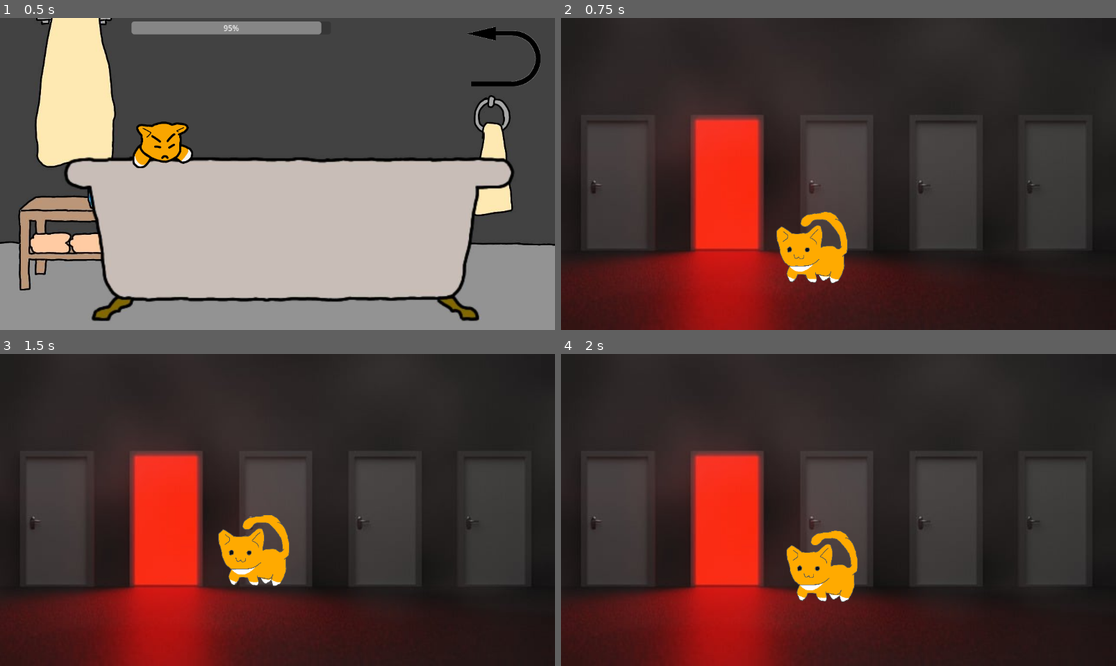
Above: before the commit, frames 1-4 (two rows, left to right).
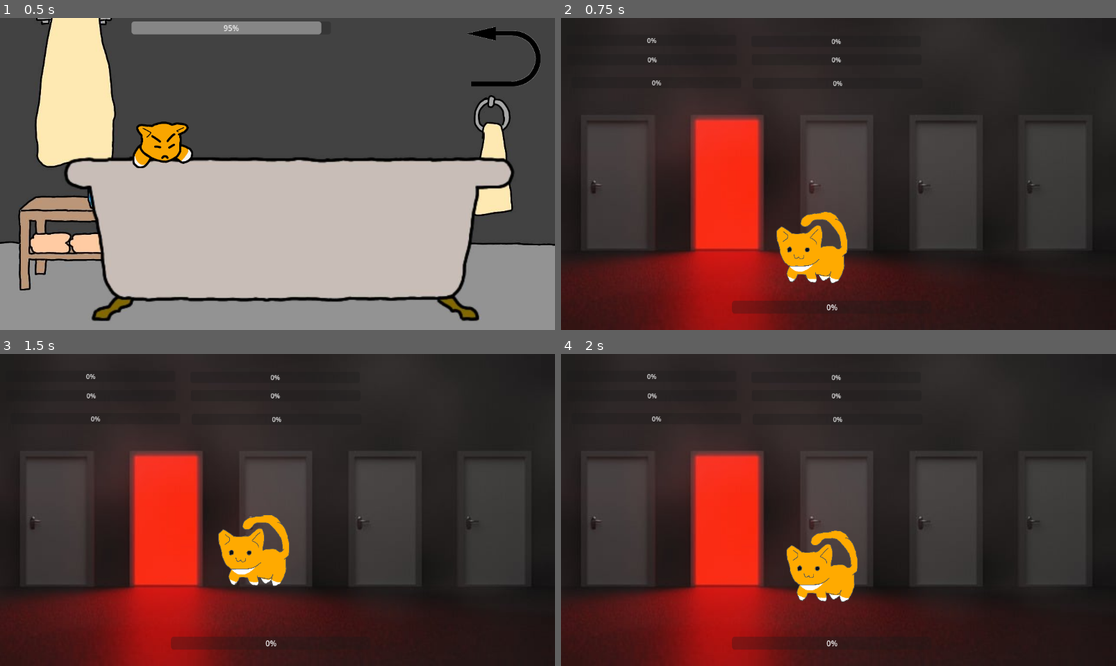
Above: after the commit, the same moments.

Repository: HipolitoThe3rd/Cat-Game
Game: Godot game, scene res://scenes/bath.tscn
Same seed, same stepped clock (60 frames per second), same inputs: the game is played once before the commit and once after it.
Inputs (mouse positions are in pixels of both pictures, inside the frame that each line leads up to):
- Up to frame 1 (0.5 s): no input
- Up to frame 2 (0.75 s): click (1066, 55) at 0.5 s
- Up to frame 3 (1.5 s): tap Enter (ui_accept) at 1.25, 1.35 s; move the mouse to (399, 494) at 1.27 s; hold Right (ui_right) from 1.28 s (still down); click (399, 494) at 1.42 s
- Up to frame 4 (2 s): keep holding Right (ui_right); tap Enter (ui_accept) at 1.52, 1.82 s

Frame 1 is identical in both runs. In frame 2, 0.5% of the frame differs, in the area x 15-51%, y 6-95%; in frame 3, 0.5%; in frame 4, 0.5%.

Commit message:
food bar wip

Diff:
--- a/scenes/hub.tscn
+++ b/scenes/hub.tscn
@@ -117,3 +117,64 @@
 position = Vector2(572.2, 639.00006)
 scale = Vector2(13.318898, -72.35281)
 shape = SubResource("RectangleShape2D_hlsmc")
+
+[node name="Control" type="Control" parent="."]
+layout_mode = 3
+anchors_preset = 0
+offset_right = 40.0
+offset_bottom = 40.0
+
+[node name="MoodBar" type="ProgressBar" parent="Control"]
+layout_mode = 0
+offset_left = 355.0
+offset_top = 587.0
+offset_right = 769.0
+offset_bottom = 614.0
+
+[node name="HungerBar" type="ProgressBar" parent="Control"]
+layout_mode = 0
+offset_left = 12.0
+offset_top = 35.0
+offset_right = 426.0
+offset_bottom = 62.0
+scale = Vector2(0.85, 0.85)
+
+[node name="EnergyBar" type="ProgressBar" parent="Control"]
+layout_mode = 0
+offset_left = 13.0
+offset_top = 75.0
+offset_right = 427.0
+offset_bottom = 102.0
+scale = Vector2(0.85, 0.85)
+
+[node name="CleanlinessBar" type="ProgressBar" parent="Control"]
+layout_mode = 0
+offset_left = 21.999939
+offset_top = 123.000015
+offset_right = 435.99994
+offset_bottom = 150.00002
+scale = Vector2(0.85, 0.85)
+
+[node name="EntertainmentBar" type="ProgressBar" parent="Control"]
+layout_mode = 0
+offset_left = 394.99997
+offset_top = 36.999996
+offset_right = 809.0
+offset_bottom = 63.999996
+scale = Vector2(0.85, 0.85)
+
+[node name="AffectionBar" type="ProgressBar" parent="Control"]
+layout_mode = 0
+offset_left = 395.9999
+offset_top = 75.00001
+offset_right = 809.9999
+offset_bottom = 102.00001
+scale = Vector2(0.85, 0.85)
+
+[node name="BladderBar" type="ProgressBar" parent="Control"]
+layout_mode = 0
+offset_left = 397.99988
+offset_top = 123.99999
+offset_right = 811.9999
+offset_bottom = 151.0
+scale = Vector2(0.85, 0.85)
--- a/scripts/cat_hub.gd
+++ b/scripts/cat_hub.gd
@@ -42,7 +42,7 @@
 	if Input.is_action_just_pressed("ui_accept") and is_on_floor():
 		velocity.y = JUMP_VELOCITY
 		Global.energy = max(0, Global.energy - 5)
-		Global.restlessness = 0
+		Global.bladder = max(0, Global.bladder - 2)
 
 	# Update autonomous behavior
 	if is_autonomous and is_on_floor():
@@ -82,19 +82,19 @@
 		movement_interval = randf_range(1.5, 4.0) if current_direction != 0 else randf_range(2.0, 5.0)
 		movement_timer = movement_interval
 
-		# More restless cats move more often
-		if Global.restlessness > 70:
+		# Cats with low bladder move more urgently
+		if Global.bladder < 30:
 			movement_timer *= 0.5
 
 	# Occasionally hop
 	hop_timer -= delta
 	if hop_timer <= 0:
-		# Higher energy and restlessness = more hops
-		var hop_chance = 0.3 if Global.energy > 60 and Global.restlessness > 40 else 0.1
+		# Higher energy and lower bladder = more fidgety hops
+		var hop_chance = 0.3 if Global.energy > 60 and Global.bladder < 60 else 0.1
 		if randf() < hop_chance and is_on_floor():
 			velocity.y = JUMP_VELOCITY * 0.7  # Smaller hop than player jump
 			Global.energy = max(0, Global.energy - 3)
-			Global.restlessness = max(0, Global.restlessness - 10)
+			Global.bladder = max(0, Global.bladder - 1)
 
 		hop_interval = randf_range(6.0, 12.0)
 		hop_timer = hop_interval
@@ -115,7 +115,11 @@
 		Global.cleanliness = max(0, Global.cleanliness - 0.2)  # Cat gets dirtier
 		Global.energy = max(0, Global.energy - 0.1)  # Slow energy loss
 		Global.entertainment = max(0, Global.entertainment - 0.15)  # Boredom increases
-		Global.restlessness = min(100, Global.restlessness + 0.2)  # Restlessness increases when idle
+		Global.bladder = max(0, Global.bladder - 0.2)  # Bladder slowly drains over time
+
+		if Global.bladder <= 0:
+			Global.cleanliness = max(0, Global.cleanliness - 30)
+			Global.bladder = 100
 
 		stat_decay_timer = 1.0
 
@@ -179,14 +183,12 @@
 	Global.affection = min(100, Global.affection + 15)
 	Global.entertainment = min(100, Global.entertainment + 10)
 	Global.mood = min(100, Global.mood + 10)
-	Global.restlessness = max(0, Global.restlessness - 20)
 
 
 func play_with_cat() -> void:
 	Global.entertainment = 100
 	Global.energy = max(0, Global.energy - 20)
 	Global.affection = min(100, Global.affection + 5)
-	Global.restlessness = max(0, Global.restlessness - 30)
 
 
 func bathe_cat() -> void:
--- a/scripts/global.gd
+++ b/scripts/global.gd
@@ -13,7 +13,7 @@
 var cleanliness = 95 # 0 to 100, decreases over time, affects mood
 var entertainment = 50 # 0 to 100, boredom level; too low means bored
 var affection = 40 # 0 to 100, needs player interaction to increase
-var restlessness = 0 # 0 to 100, increases when stationary, affects movement
+var bladder = 100 # 0 to 100, decreases over time/activity; at 0 cat soils itself and resets to 100
 
 # Called when the node enters the scene tree for the first time.
 func _ready() -> void:
